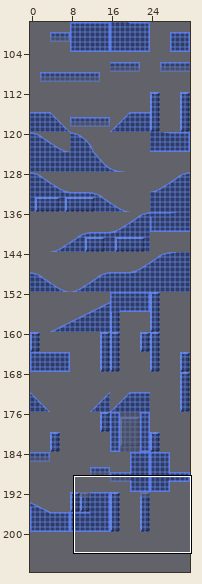
Tiled map, stored at assets/levels/R0/tilemap128.tmx. Above: a wide view before the commit, with the close-up outlined.
Close-up. Old version:
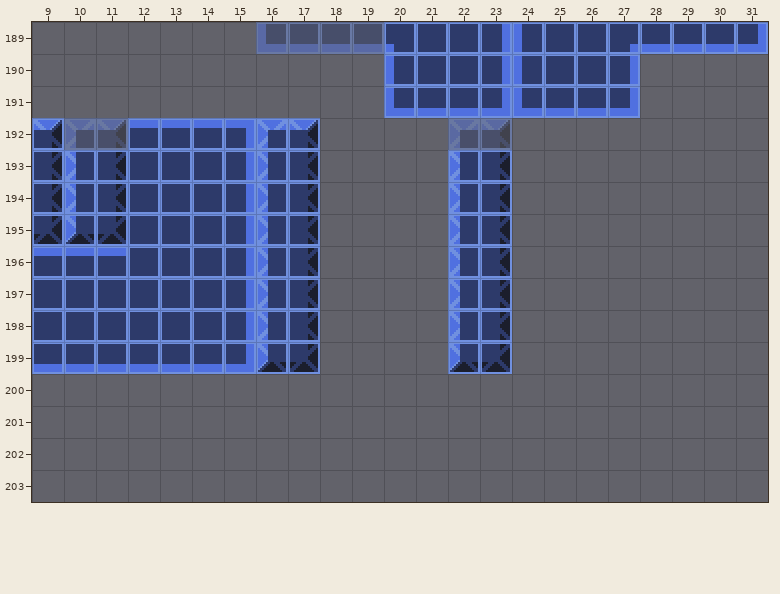
Cells are 16x16 px. Shown: x 9..31, y 189..203. The commit also changed other parts of the map, which this record leaves out. The old version is drawn lined up with the new one.
New version:
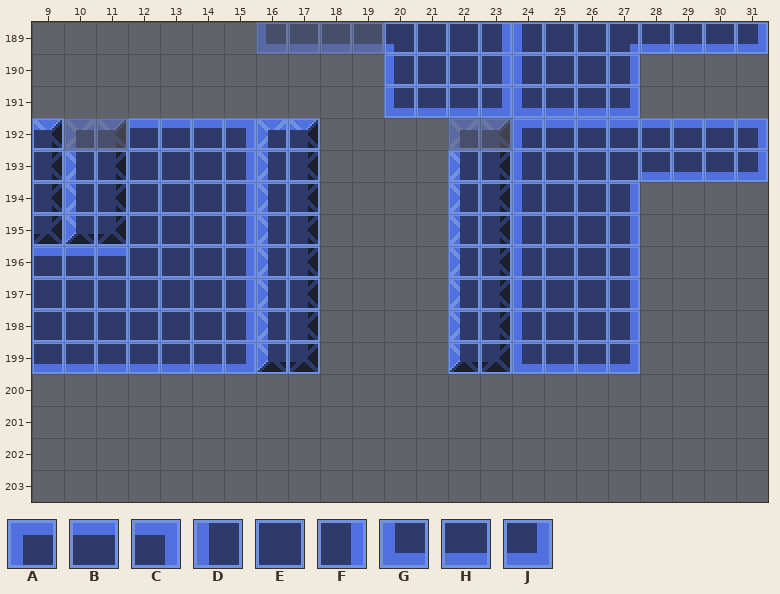
Key: from "16x16": A 1, B 2, C 3, D 9, E 10, F 11, G 17, H 18, J 19.
_ is an empty cell.
Diff:
Changed rows in their new state; . is an unchanged cell.
map size 32x200 -> 32x208 cells
Layer "solid":
first column x 24:
192 ABBBBBBC
193 DEEEHHHJ
194 DEEF....
195 DEEF....
196 DEEF....
197 DEEF....
198 DEEF....
199 GHHJ....
Changed places in both close-ups, as pixel boxes (x1, y1, x2, y2):
added: (512, 118, 768, 374)
